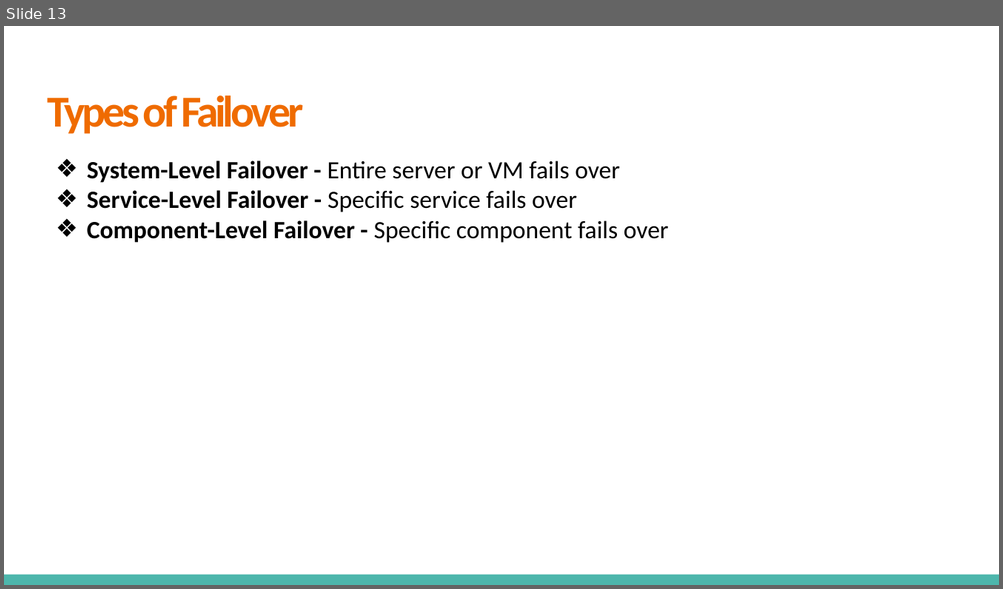
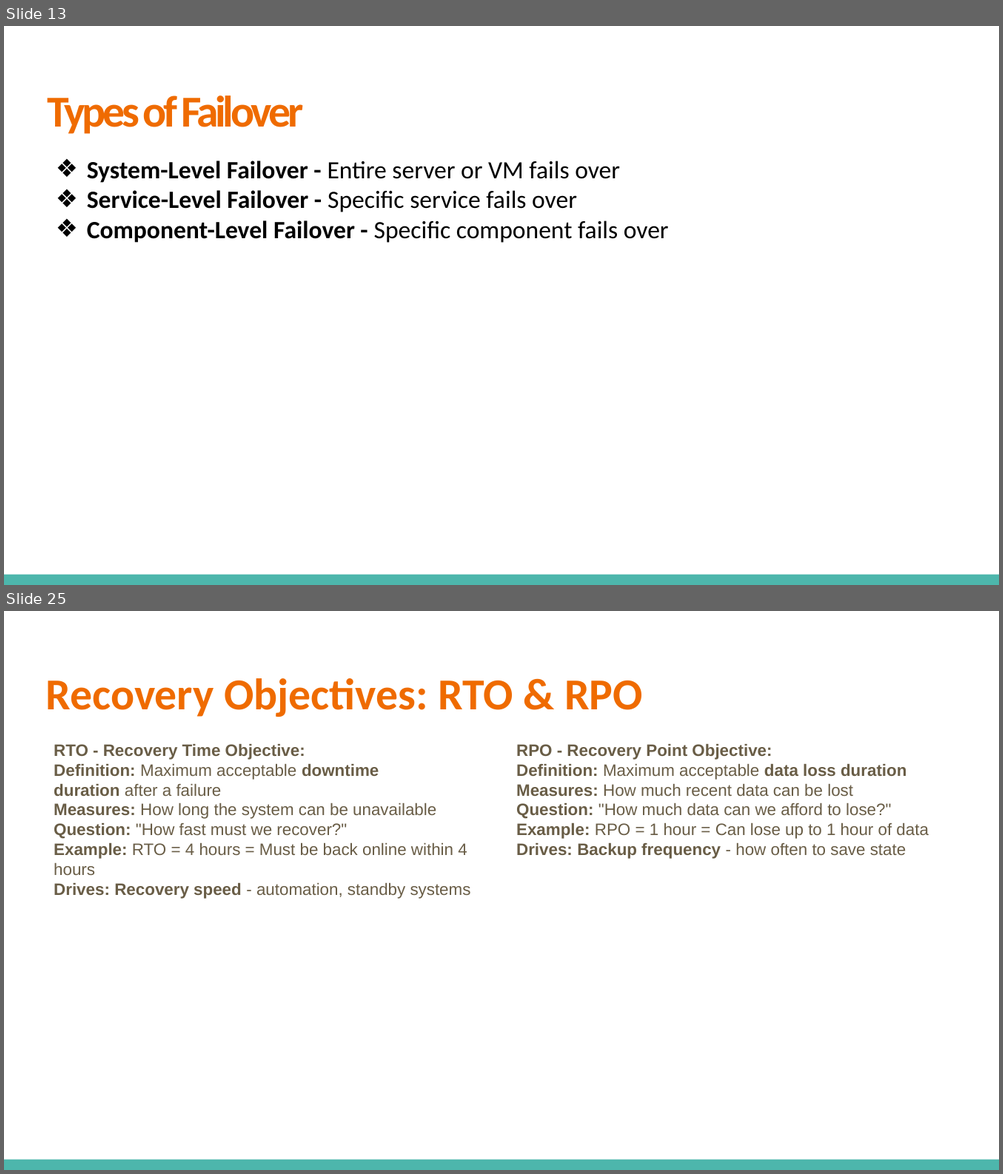
Before and after one commit to VikashChauhan51/system-design, a slide deck: High Level System Design/Fundamentals/2. Attributes of Distributed Systems/Attributes of Distributed Systems.pptx. Shown one above the other, each under a label of ours: slide 13 before the commit, slides 13 and 25 after it; the slides between them are not shown. The pictures are 1003x589 and 1003x1174 pixels, drawn with LibreOffice and Linux fonts; fonts in the diff are those of the drawing. Boxes give left, top, right and bottom in pixels: in the first picture for what was removed or moved away, otherwise in the second. Text is boxed around its words. In the diff, an @@ line names an element or a change of style, - is before the commit and + after.

Commit message:
Distributed System Theorems and  Data Structures

```diff
--- a/High Level System Design/Fundamentals/2. Attributes of Distributed Systems/Attributes of Distributed Systems.pptx
+++ b/High Level System Design/Fundamentals/2. Attributes of Distributed Systems/Attributes of Distributed Systems.pptx
@@ slide 25 added at [4,611,999,1170], background #FFFFFF; not listed: 1 template element that a slide beside it also shows @@
@@ title added at [46,678,643,717], 32 pt, text #EF6B00, bold @@
+Recovery Objectives: RTO & RPO
@@ text added at [54,743,471,899], 12 pt, text #695D46 @@
+RTO - Recovery Time Objective:
+Definition: Maximum acceptable downtime duration after a failure
+Measures: How long the system can be unavailable
+Question: "How fast must we recover?"
+Example: RTO = 4 hours = Must be back online within 4 hours
+Drives: Recovery speed - automation, standby systems
@@ text added at [516,743,928,859], 12 pt, text #695D46 @@
+RPO - Recovery Point Objective:
+Definition: Maximum acceptable data loss duration
+Measures: How much recent data can be lost
+Question: "How much data can we afford to lose?"
+Example: RPO = 1 hour = Can lose up to 1 hour of data
+Drives: Backup frequency - how often to save state
```
Also in this commit, not shown: 2 slides changed, 18 other slides added, 2 other files.
